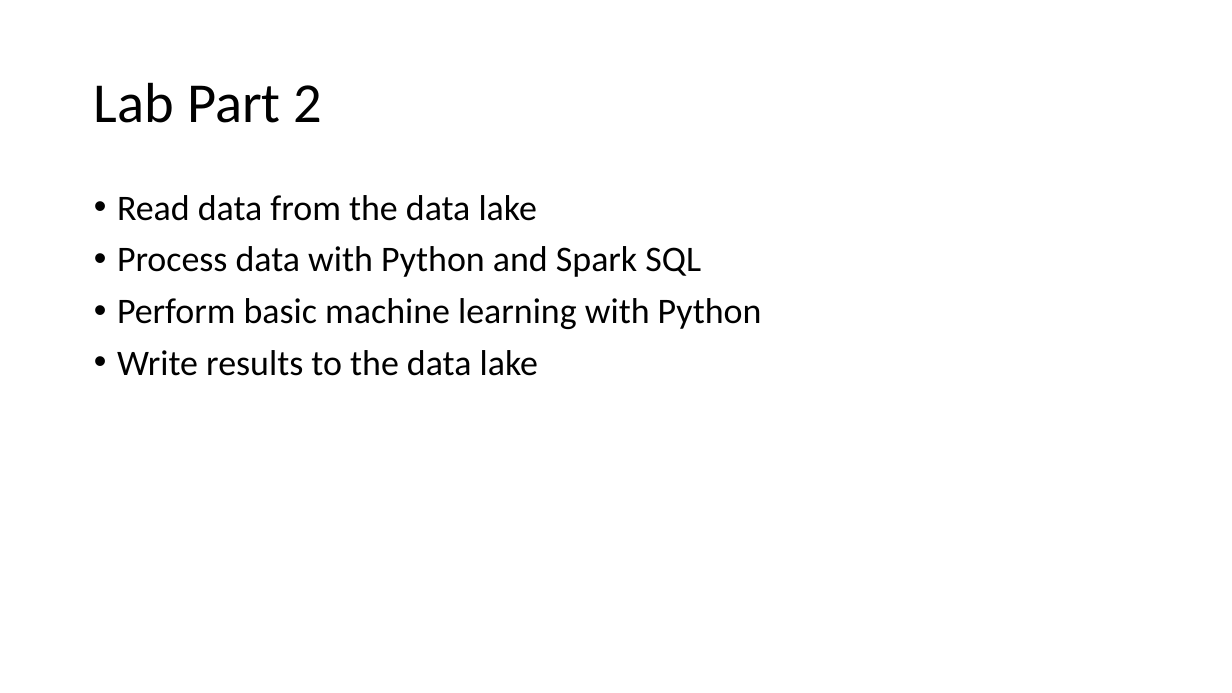
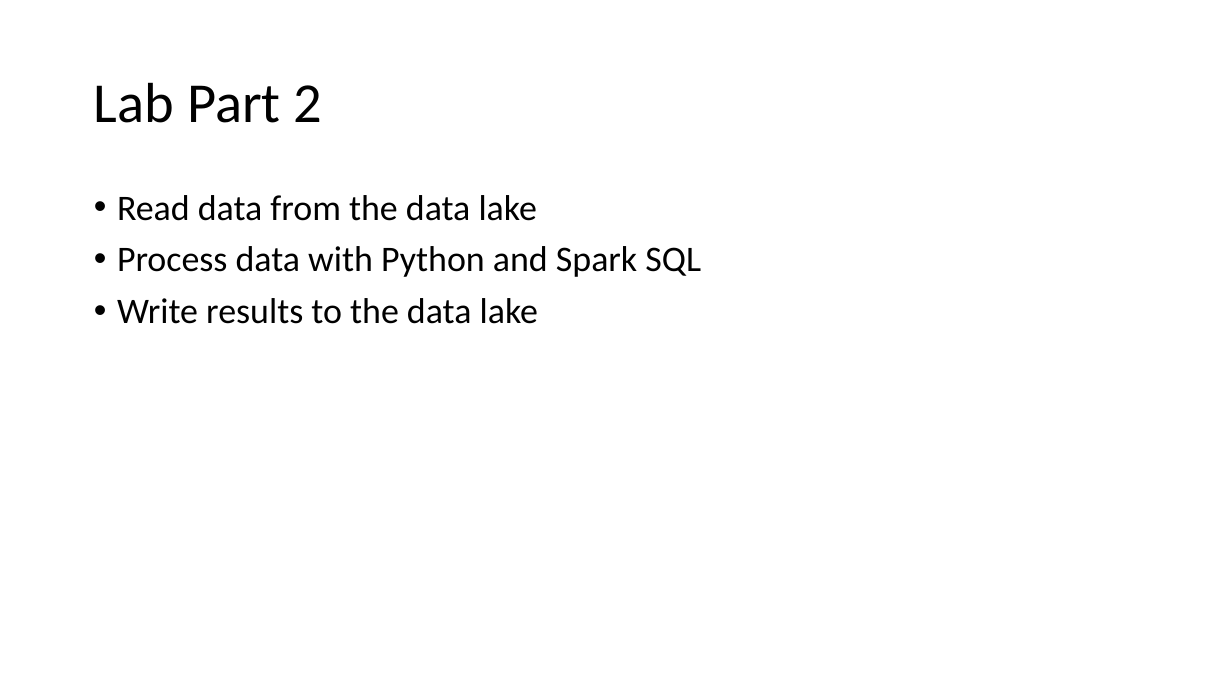
Before and after one commit to solliancenet/precon-synapse-power-bi, a slide deck: slide 69 of Slides/02 - Synapse Development.pptx. Drawn at 1232x693 pixels with LibreOffice and Linux fonts; fonts in the diff are those of the drawing. Boxes give left, top, right and bottom in pixels: in the first picture for what was removed or moved away, otherwise in the second. Text is boxed around its words. In the diff, an @@ line names an element or a change of style, - is before the commit and + after.

```diff
--- a/Slides/02 - Synapse Development.pptx
+++ b/Slides/02 - Synapse Development.pptx
@@ text at <box>117,298,762,329</box>: paragraph removed @@
-• Perform basic machine learning with Python
```
Also in this commit, not shown: 1 other file.
